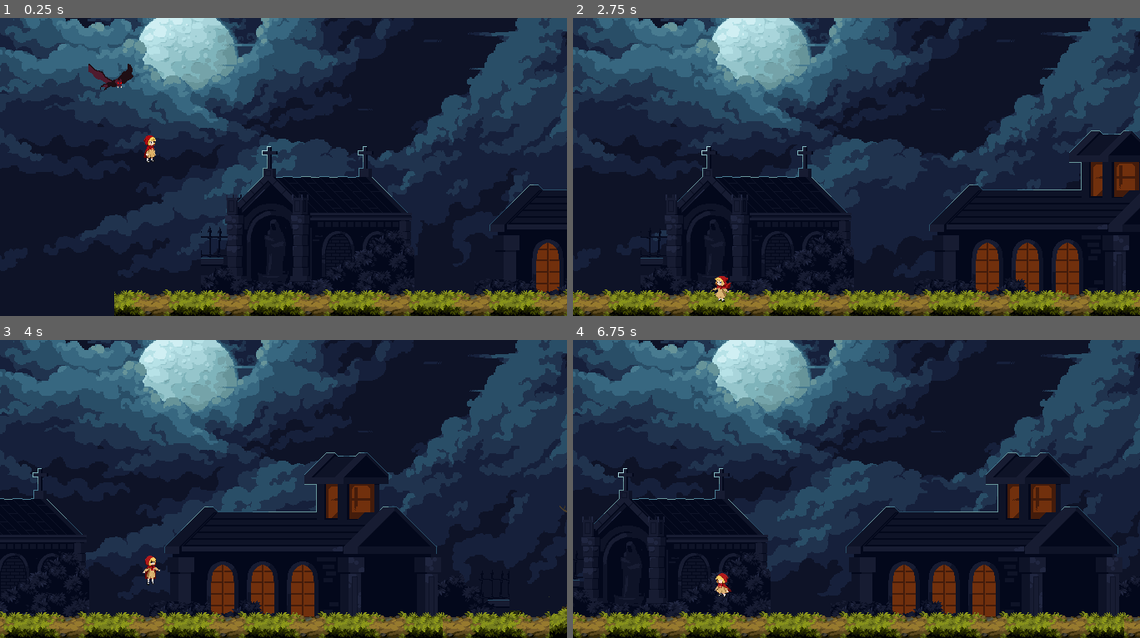
Above: before the commit, frames 1-4 (two rows, left to right).
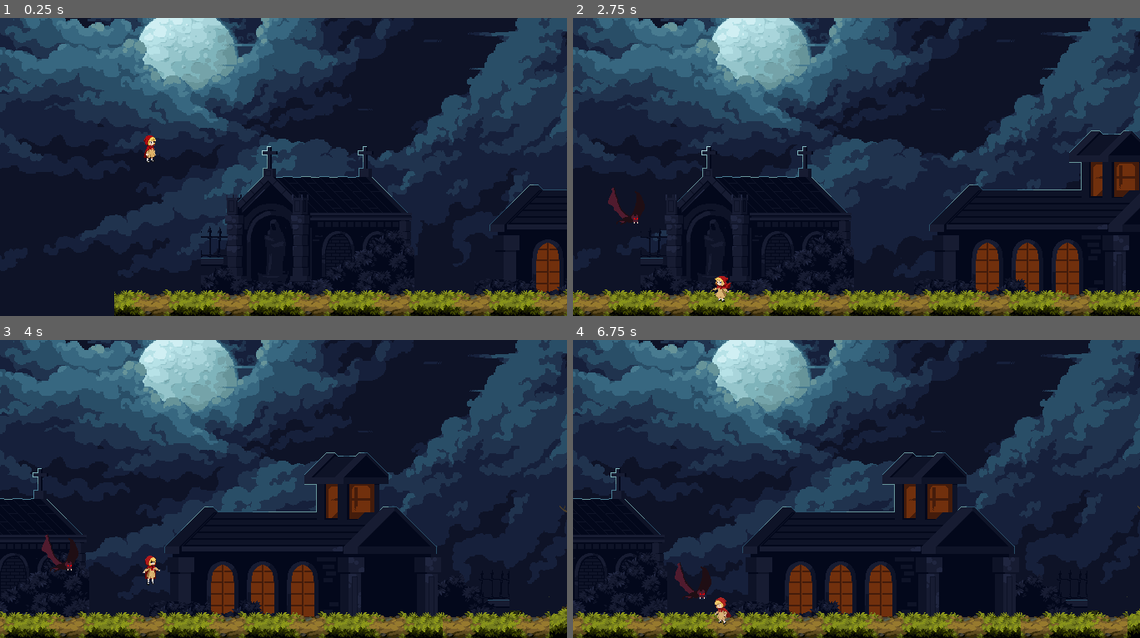
Above: after the commit, the same moments.

Repository: Jullyo1122/jogo-de-plataforma
Game: Godot game, scene res://cenas/CenaPrincipal.tscn
Two runs of this game, one before a commit and one after it. Both use one fixed random seed, a clock stepped at 60 frames per second and the inputs below.
Inputs:
- Up to frame 1 (0.25 s): no input
- Up to frame 2 (2.75 s): hold D (right) 0.53-2.03 s; tap W (jump) at 0.6, 0.77, 1.07, 1.35, 1.52, 1.82, 2.1 s; hold A (left) from 2.03 s (still down)
- Up to frame 3 (4 s): release A (left) at 2.78 s; hold D (right) from 2.78 s (still down); tap W (jump) at 2.85, 3.02, 3.32, 3.6, 3.77 s
- Up to frame 4 (6.75 s): tap W (jump) at 4.07, 4.35, 4.52, 4.82, 5.1, 5.85, 6.02, 6.32, 6.6 s; release D (right) at 4.28 s; hold A (left) 4.28-5.03 s; hold D (right) 5.03-5.78 s; hold A (left) from 5.78 s (still down)

The runs differ from the first frame. In frame 1, 0.3% of the frame differs, in the area x 15-24%, y 15-25%; in frame 2, 0.1%; in frame 3, 0.3%; in frame 4, 20%, in the area x 0-100%, y 37-100%.

Commit message:
adicionando ataque inigimigo

Diff:
--- a/cenas/CenaPrincipal.tscn
+++ b/cenas/CenaPrincipal.tscn
@@ -2649,3 +2649,4 @@
 script = ExtResource("7_xumti")
 
 [node name="enemy" parent="." unique_id=1257984357 instance=ExtResource("11_76hco")]
+position = Vector2(-387, 24)
--- a/entities/enemy.gd
+++ b/entities/enemy.gd
@@ -1,14 +1,61 @@
 extends CharacterBody2D
 
+var speed = 100
+var amplitude = 20
+var frequency = 2.0
+var time = 0.0
 
-const SPEED = 300.0
-const JUMP_VELOCITY = -400.0
+enum BatState {
+	PATROL,
+	ATTACK
+}
+
+var state = BatState.PATROL
+var player: Node2D = null
 
 
-func _physics_process(delta: float) -> void:
-	# Add the gravity.
-	if not is_on_floor():
-		velocity += get_gravity() * delta
+func _physics_process(delta):
+	match state:
+		BatState.PATROL:
+			patrol(delta)
+
+		BatState.ATTACK:
+			attack()
+
+	move_and_slide()
+
+func patrol(delta):
+	time += delta
+
+	velocity.x = speed
+	velocity.y = sin(time * frequency) * amplitude
+
+func _on_detection_area_body_entered(body):
+	print("Entrou:", body.name)
+	print(body.get_groups())
+
+	if body.is_in_group("player"):
+		print("Jogador detectado")
+		player = body
+		state = BatState.ATTACK
 
 
-	move_and_slide()
+func _on_detection_area_body_exited(body):
+	if body == player:
+		player = null
+		state = BatState.PATROL
+
+var attack_speed = 200
+
+func attack():
+	print("Atacando")
+
+	if player == null:
+		return
+
+	var direction = (player.global_position - global_position).normalized()
+
+	velocity = direction * attack_speed
+
+func _ready():
+	$HitBox.add_to_group("enemy_attack")
--- a/entities/enemy.tscn
+++ b/entities/enemy.tscn
@@ -1,6 +1,7 @@
 [gd_scene format=3 uid="uid://dhw0lpbol04oj"]
 
 [ext_resource type="Texture2D" uid="uid://c2yhwvbp3pibd" path="res://sprites/Bat/fly.png" id="1_p7g5j"]
+[ext_resource type="Script" uid="uid://dva4f3eoe7wld" path="res://entities/enemy.gd" id="1_pqhw6"]
 
 [sub_resource type="AtlasTexture" id="AtlasTexture_pqhw6"]
 atlas = ExtResource("1_p7g5j")
@@ -84,17 +85,45 @@
 }],
 "loop": true,
 "name": &"default",
-"speed": 5.0
+"speed": 10.0
 }]
 
 [sub_resource type="RectangleShape2D" id="RectangleShape2D_hijg5"]
 size = Vector2(31, 17)
 
+[sub_resource type="RectangleShape2D" id="RectangleShape2D_pqhw6"]
+size = Vector2(57, 49)
+
+[sub_resource type="CircleShape2D" id="CircleShape2D_pqhw6"]
+radius = 272.02942
+
 [node name="enemy" type="CharacterBody2D" unique_id=1257984357]
+z_index = 2
+script = ExtResource("1_pqhw6")
 
 [node name="AnimatedSprite2D" type="AnimatedSprite2D" parent="." unique_id=756817651]
+position = Vector2(2, -1)
 sprite_frames = SubResource("SpriteFrames_5ku5l")
+frame = 10
+frame_progress = 0.10585607
 
 [node name="CollisionShape2D" type="CollisionShape2D" parent="." unique_id=278073084]
 position = Vector2(7.5, 8.5)
 shape = SubResource("RectangleShape2D_hijg5")
+
+[node name="HitBox" type="Area2D" parent="." unique_id=1735076430]
+collision_layer = 4
+collision_mask = 2
+
+[node name="CollisionShape2D" type="CollisionShape2D" parent="HitBox" unique_id=819596824]
+position = Vector2(5.5, -4.5)
+shape = SubResource("RectangleShape2D_pqhw6")
+debug_color = Color(0.94682616, 4.235506e-06, 0.5882941, 0.41960785)
+
+[node name="DetectionArea" type="Area2D" parent="." unique_id=1186854069]
+
+[node name="CollisionShape2D" type="CollisionShape2D" parent="DetectionArea" unique_id=1086319796]
+position = Vector2(109, 122)
+shape = SubResource("CircleShape2D_pqhw6")
+
+[connection signal="body_entered" from="DetectionArea" to="." method="_on_detection_area_body_entered"]
--- a/entities/player_2.gd
+++ b/entities/player_2.gd
@@ -4,7 +4,8 @@
 enum PlayerState{
 	idle,
 	run,
-	jump
+	jump,
+	demage
 }
 @onready var anim: AnimatedSprite2D = $AnimacaoGirl
 
@@ -14,6 +15,7 @@
 var status = PlayerState
 
 func _ready() -> void:
+	add_to_group("player")
 	go_to_idle_state()
 
 func _physics_process(delta: float) -> void:
@@ -30,6 +32,8 @@
 			run_state()
 		PlayerState.jump:
 			jump_state()
+		PlayerState.demage:
+			demage_state()
 
 	move_and_slide()
 
@@ -45,6 +49,10 @@
 	status = PlayerState.jump
 	anim.play("Jump")
 	velocity.y = JUMP_VELOCITY
+
+func go_to_demage_state():
+	status = PlayerState.demage
+	anim.play("Demage")
 
 func idle_state():
 	move()
@@ -76,6 +84,8 @@
 			go_to_run_state()
 		return
 
+func demage_state():
+	pass
 
 func move():
 	var direction := Input.get_axis("left", "right")
@@ -88,3 +98,11 @@
 		anim.flip_h = true
 	elif direction > 0:
 		anim.flip_h = false
+
+func _on_hit_box_area_entered(area):
+	print(area.name)
+	print(area.get_groups())
+
+	if area.is_in_group("enemy_attack"):
+		print("Tomou dano")
+		go_to_demage_state()
--- a/entities/player_2.tscn
+++ b/entities/player_2.tscn
@@ -3,6 +3,7 @@
 [ext_resource type="Texture2D" uid="uid://dkw3ttv5hd7wd" path="res://sprites/Spritesheets/spritesheet_idle.png" id="1_1a1hd"]
 [ext_resource type="Script" uid="uid://b2owf010eufh6" path="res://entities/player_2.gd" id="1_kr3fw"]
 [ext_resource type="Texture2D" uid="uid://dw8cdrf5kyw4d" path="res://sprites/Spritesheets/spritesheet_attack.png" id="2_af71b"]
+[ext_resource type="Texture2D" uid="uid://bg7v6b3ffhcf8" path="res://sprites/Spritesheets/spritesheet_hit.png" id="3_eh22s"]
 [ext_resource type="Texture2D" uid="uid://cs306d25hxepu" path="res://sprites/Spritesheets/spritesheet_jump.png" id="3_frjme"]
 [ext_resource type="Texture2D" uid="uid://2wf8cwf8n41" path="res://sprites/Spritesheets/spritesheet_run.png" id="3_np2iu"]
 
@@ -38,6 +39,26 @@
 atlas = ExtResource("2_af71b")
 region = Rect2(4200, 0, 600, 400)
 
+[sub_resource type="AtlasTexture" id="AtlasTexture_kiwr4"]
+atlas = ExtResource("3_eh22s")
+region = Rect2(0, 0, 600, 400)
+
+[sub_resource type="AtlasTexture" id="AtlasTexture_1tnfc"]
+atlas = ExtResource("3_eh22s")
+region = Rect2(600, 0, 600, 400)
+
+[sub_resource type="AtlasTexture" id="AtlasTexture_svr8q"]
+atlas = ExtResource("3_eh22s")
+region = Rect2(1200, 0, 600, 400)
+
+[sub_resource type="AtlasTexture" id="AtlasTexture_fws24"]
+atlas = ExtResource("3_eh22s")
+region = Rect2(1800, 0, 600, 400)
+
+[sub_resource type="AtlasTexture" id="AtlasTexture_yp8l4"]
+atlas = ExtResource("3_eh22s")
+region = Rect2(2400, 0, 600, 400)
+
 [sub_resource type="AtlasTexture" id="AtlasTexture_kr3fw"]
 atlas = ExtResource("1_1a1hd")
 region = Rect2(0, 0, 600, 400)
@@ -180,6 +201,26 @@
 "loop": true,
 "name": &"Attack",
 "speed": 10.0
+}, {
+"frames": [{
+"duration": 1.0,
+"texture": SubResource("AtlasTexture_kiwr4")
+}, {
+"duration": 1.0,
+"texture": SubResource("AtlasTexture_1tnfc")
+}, {
+"duration": 1.0,
+"texture": SubResource("AtlasTexture_svr8q")
+}, {
+"duration": 1.0,
+"texture": SubResource("AtlasTexture_fws24")
+}, {
+"duration": 1.0,
+"texture": SubResource("AtlasTexture_yp8l4")
+}],
+"loop": true,
+"name": &"Demage",
+"speed": 5.0
 }, {
 "frames": [{
 "duration": 1.0,
@@ -284,6 +325,9 @@
 [sub_resource type="CapsuleShape2D" id="CapsuleShape2D_1a1hd"]
 radius = 8.0
 height = 36.0
+
+[sub_resource type="RectangleShape2D" id="RectangleShape2D_wvwgc"]
+size = Vector2(16, 32)
 
 [node name="player2" type="CharacterBody2D" unique_id=2116014508]
 z_index = 2
@@ -294,9 +338,10 @@
 position = Vector2(40.6875, 28)
 scale = Vector2(0.13437499, 0.14375004)
 sprite_frames = SubResource("SpriteFrames_dnlsw")
-animation = &"Attack"
+animation = &"Demage"
 autoplay = "Idle"
-frame_progress = 0.44103453
+frame = 4
+frame_progress = 0.71670514
 
 [node name="CollisionShape2D" type="CollisionShape2D" parent="." unique_id=1651766809]
 position = Vector2(41, 27)
@@ -308,3 +353,14 @@
 limit_top = -2
 limit_right = 6792
 limit_bottom = 206
+
+[node name="HitBox" type="Area2D" parent="." unique_id=2041996298]
+collision_layer = 2
+collision_mask = 4
+
+[node name="CollisionShape2D" type="CollisionShape2D" parent="HitBox" unique_id=59442140]
+position = Vector2(41, 28)
+shape = SubResource("RectangleShape2D_wvwgc")
+debug_color = Color(0.96168846, 1.540184e-06, 0.51167804, 0.41960785)
+
+[connection signal="area_entered" from="HitBox" to="." method="_on_hit_box_area_entered"]
Not shown, changed: entities/enemy.gd.uid
